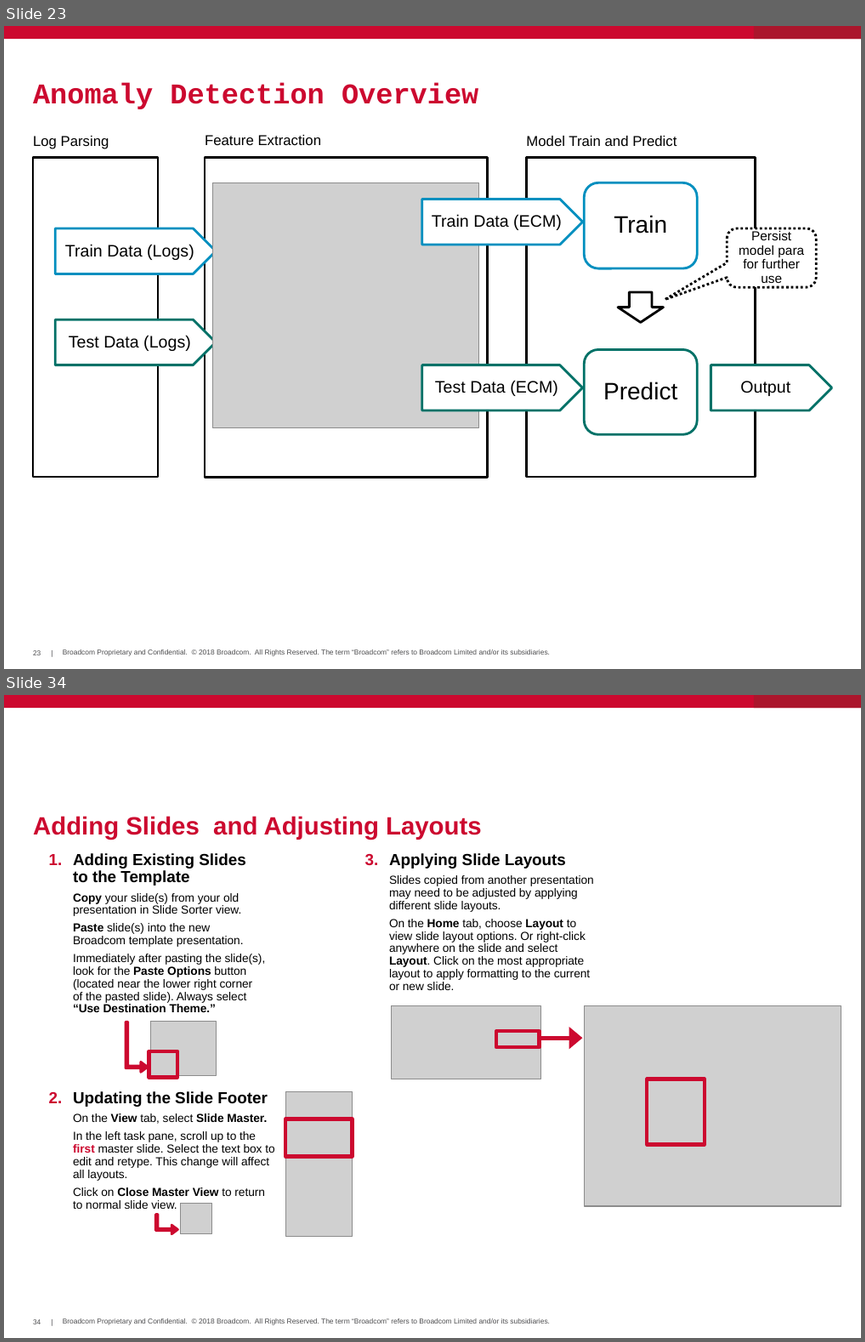
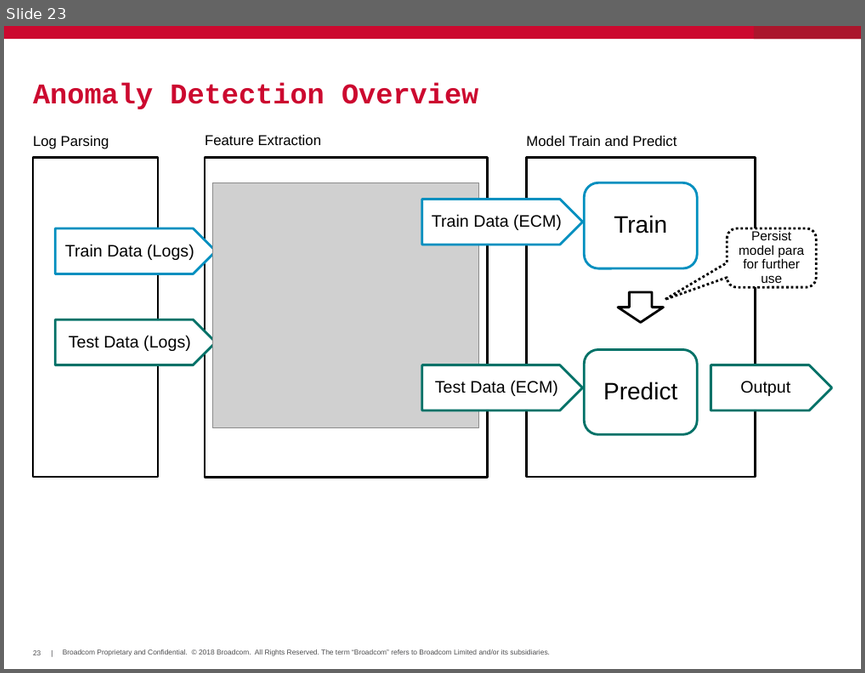
Before and after one commit to hayhan/loganalyzer, a slide deck: papers/LogAnalyzerIntro.pptx. Shown one above the other, each under a label of ours: slides 23 and 34 before the commit, slide 23 after it; the slides between them are not shown. The pictures are 865x1342 and 865x673 pixels, drawn with LibreOffice and Linux fonts; fonts in the diff are those of the drawing; grey boxes stand for pictures; background and template pictures are left out. Boxes give left, top, right and bottom in pixels: in the first picture for what was removed or moved away, otherwise in the second. Text is boxed around its words. In the diff, an @@ line names an element or a change of style, - is before the commit and + after.

```diff
--- a/papers/LogAnalyzerIntro.pptx
+++ b/papers/LogAnalyzerIntro.pptx
@@ slide 34 removed at (4,695,861,1338), background #FFFFFF; not listed: 5 template elements that a slide beside it also shows @@
@@ title removed at (33,816,482,839) @@
-Adding Slides and Adjusting Layouts
@@ text removed at (73,853,266,1012) @@
-1. Adding Existing Slides
-   to the Template
-Copy your slide(s) from your old presentation in Slide Sorter view.
-Paste slide(s) into the new
-Broadcom template presentation.
-Immediately after pasting the slide(s), look for the Paste Options button (located near the lower right corner
-of the pasted slide). Always select
-“Use Destination Theme.”
@@ text removed at (389,853,594,990) @@
-3. Applying Slide Layouts
-Slides copied from another presentation may need to be adjusted by applying different slide layouts.
-On the Home tab, choose Layout to view slide layout options. Or right-click anywhere on the slide and select Layout. Click on the most appropriate layout to apply formatting to the current or new slide.
@@ bent up arrow removed at (126,1022,148,1072) @@
@@ picture removed at (150,1021,216,1076) @@
@@ picture removed at (392,1005,541,1078) @@
@@ picture removed at (584,1005,841,1206) @@
@@ rectangle removed at (148,1051,178,1077) @@
@@ rectangle removed at (496,1031,539,1047) @@
@@ arrow removed from (540, 1038) to (582, 1038) @@
@@ text removed at (73,1091,274,1208) @@
-2. Updating the Slide Footer
-On the View tab, select Slide Master.
-In the left task pane, scroll up to the
-first master slide. Select the text box to edit and retype. This change will affect
-all layouts.
-Click on Close Master View to return
-to normal slide view.
@@ picture removed at (286,1091,352,1236) @@
@@ rectangle removed at (647,1079,704,1144) @@
@@ rectangle removed at (286,1119,352,1157) @@
@@ picture removed at (181,1203,212,1234) @@
@@ bent up arrow removed at (155,1213,177,1234) @@
```
Also in this commit, not shown: 2 slides changed, 9 slides added, 13 other slides removed.
